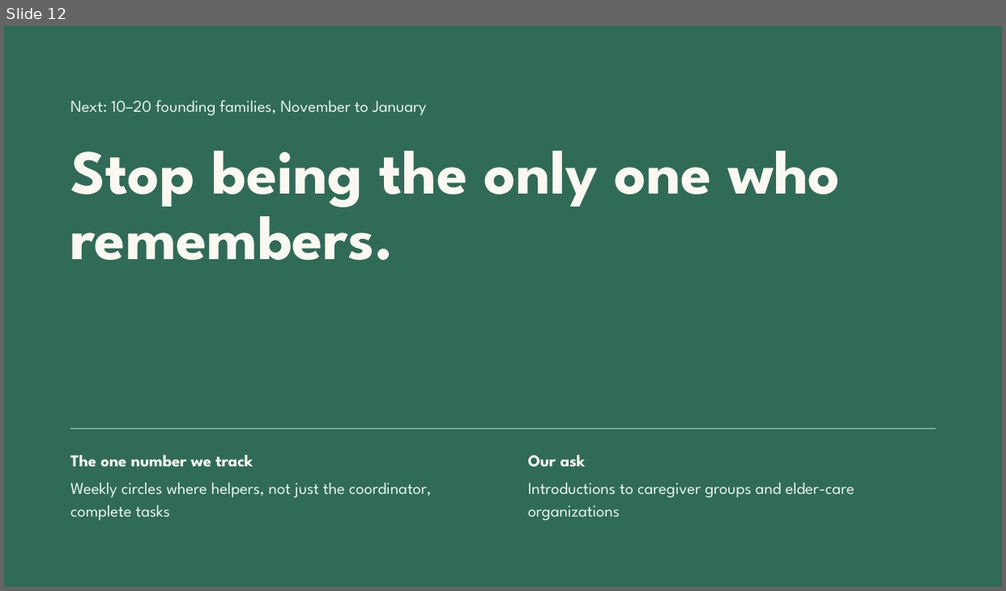
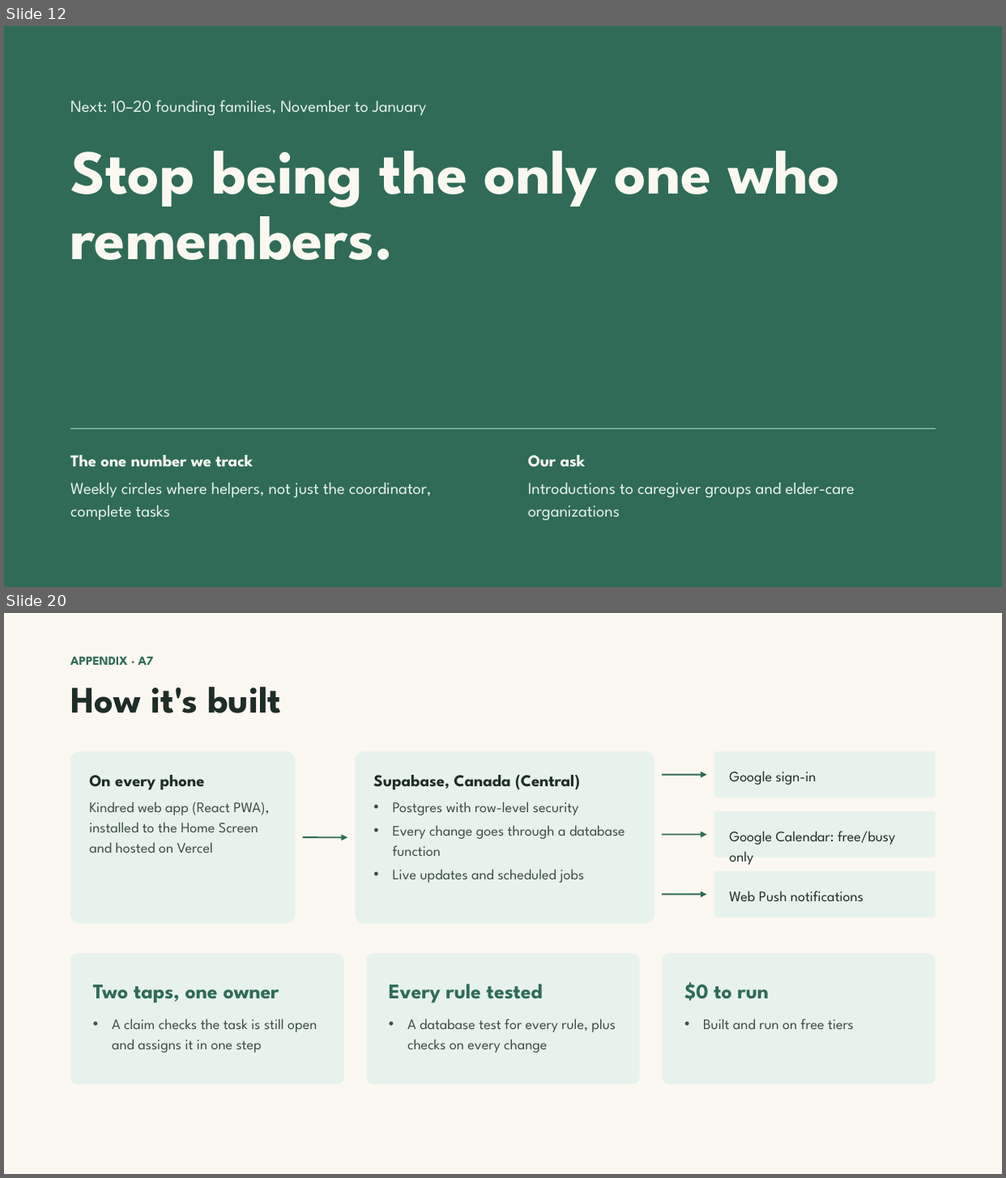
Before and after one commit to Team-Claudia/kindred, a slide deck: docs/pitch/Kindred Demo Day Pitch V3.pptx. Shown one above the other, each under a label of ours: slide 12 before the commit, slides 12 and 20 after it; the slides between them are not shown. The pictures are 1006x591 and 1006x1178 pixels, drawn with LibreOffice and Linux fonts; fonts in the diff are those of the drawing. Boxes give left, top, right and bottom in pixels: in the first picture for what was removed or moved away, otherwise in the second. Text is boxed around its words. In the diff, an @@ line names an element or a change of style, - is before the commit and + after.

```diff
--- a/docs/pitch/Kindred Demo Day Pitch V3.pptx
+++ b/docs/pitch/Kindred Demo Day Pitch V3.pptx
@@ slide 20 added at bbox=[4, 613, 1002, 1174], background #FBF8F1 @@
@@ text added at bbox=[70, 657, 154, 665], 12 pt, text #2F6B57, bold @@
+APPENDIX · A7
@@ title added at bbox=[70, 687, 281, 713], 36 pt, text #1F2D27, bold @@
+How it's built
@@ rounded rectangle added at bbox=[70, 752, 296, 924], fill #E7F2EC @@
@@ rounded rectangle added at bbox=[355, 752, 654, 924], fill #E7F2EC @@
@@ rounded rectangle added at bbox=[714, 752, 936, 798], fill #E7F2EC @@
@@ text added at bbox=[89, 775, 269, 853], 14 pt, text #3D4D46 @@
+On every phone
+Kindred web app (React PWA), installed to the Home Screen and hosted on Vercel
@@ text added at bbox=[373, 775, 625, 883], 14 pt, text #3D4D46 @@
+Supabase, Canada (Central)
+• Postgres with row-level security
+• Every change goes through a database function
+• Live updates and scheduled jobs
@@ arrow added from (662, 775) to (707, 775), #2F6B57 1.5 pt @@
@@ text added at bbox=[729, 771, 816, 785], 14 pt, text #1F2D27 @@
+Google sign-in
@@ rounded rectangle added at bbox=[714, 811, 936, 858], fill #E7F2EC @@
@@ text added at bbox=[729, 831, 895, 865], 14 pt, text #1F2D27 @@
+Google Calendar: free/busy only
@@ arrow added from (303, 837) to (347, 837), #2F6B57 1.5 pt @@
@@ arrow added from (662, 835) to (707, 835), #2F6B57 1.5 pt @@
@@ rounded rectangle added at bbox=[714, 871, 936, 918], fill #E7F2EC @@
@@ arrow added from (662, 895) to (707, 895), #2F6B57 1.5 pt @@
@@ text added at bbox=[729, 891, 863, 901], 14 pt, text #1F2D27 @@
+Web Push notifications
@@ rounded rectangle added at bbox=[70, 954, 344, 1084], fill #E7F2EC @@
@@ rounded rectangle added at bbox=[366, 954, 640, 1084], fill #E7F2EC @@
@@ rounded rectangle added at bbox=[662, 954, 936, 1084], fill #E7F2EC @@
@@ text added at bbox=[93, 985, 317, 1053], 14 pt, text #3D4D46 @@
+Two taps, one owner
+• A claim checks the task is still open and assigns it in one step
@@ text added at bbox=[389, 984, 616, 1053], 14 pt, text #3D4D46 @@
+Every rule tested
+• A database test for every rule, plus checks on every change
@@ text added at bbox=[684, 982, 854, 1029], 14 pt, text #3D4D46 @@
+$0 to run
+• Built and run on free tiers
```
Also in this commit, not shown: 2 slides changed, 10 other slides added, 2 slides removed, 6 other files.
